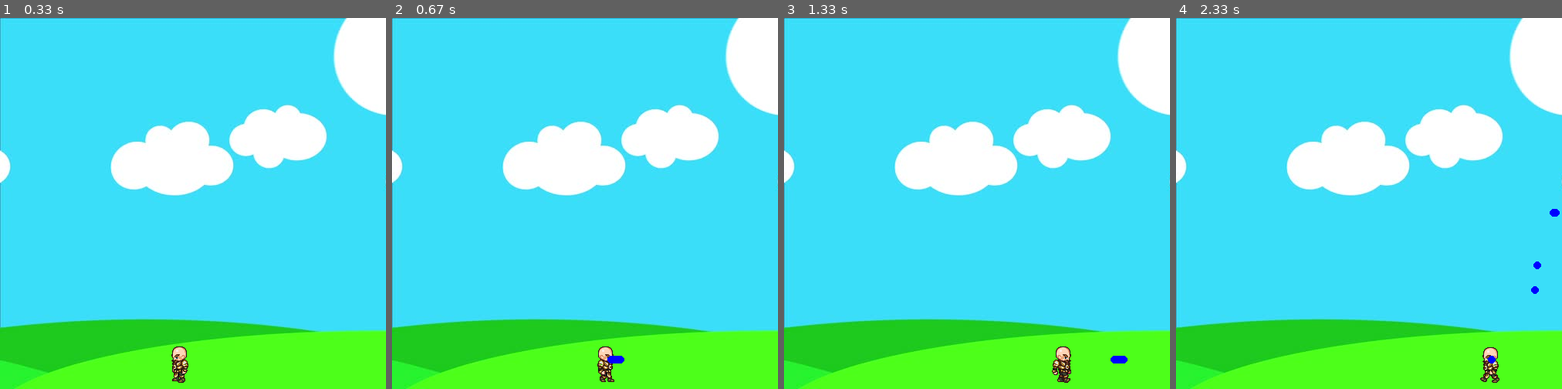
Above: before the commit, frames 1-4 (left to right).
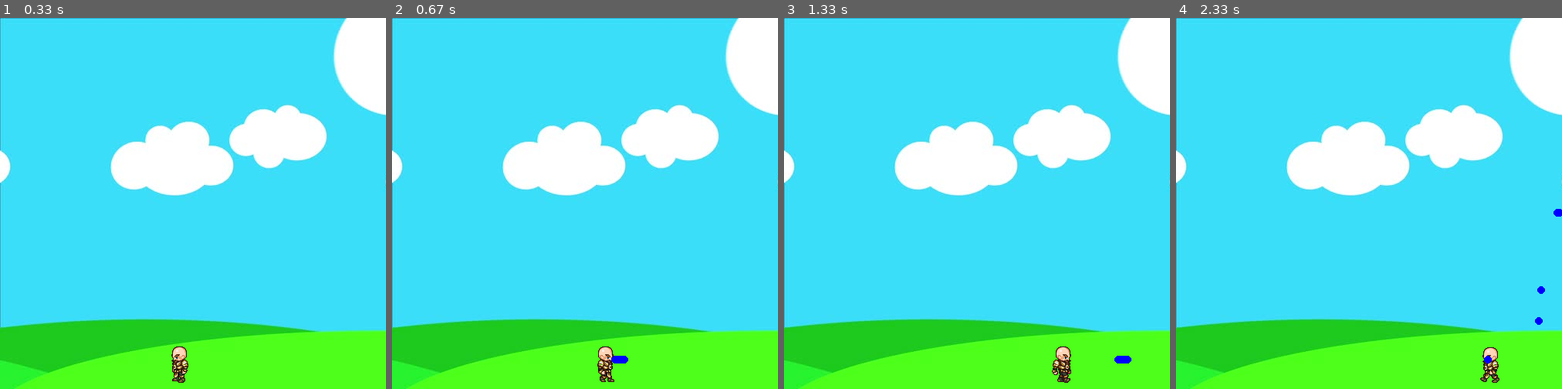
Above: after the commit, the same moments.

Repository: Nastia310104/pygame_tutorial
Game: pygame game, started from main.py
Two runs of this game, one before a commit and one after it. Both use one fixed random seed, a clock stepped at 60 frames per second and the inputs below.
Inputs:
- Up to frame 1 (0.33 s): no input
- Up to frame 2 (0.67 s): hold Space from 0.33 s (still down); hold Right from 0.33 s (still down)
- Up to frame 3 (1.33 s): release Space at 0.8 s; release Right at 0.8 s; hold Right 0.83-1.3 s; tap Space at 0.9, 1.2 s
- Up to frame 4 (2.33 s): hold Up 1.33-1.63 s; tap Space at 1.4, 1.73, 2.03, 2.23 s; hold Right 1.67-2.13 s; hold Left from 2.17 s (still down)

Frame 1 is identical in both runs. In frame 2, less than 0.1% of the frame differs, in the area x 55-62%, y 91-94%; in frame 3, less than 0.1%; in frame 4, 0.2%, in the area x 79-100%, y 51-94%.

Commit message:
Player controller added

Diff:
--- a/Controllers/PlayerController.py
+++ b/Controllers/PlayerController.py
@@ -0,0 +1,47 @@
+import pygame
+
+from Classes import Projectile
+from Controllers import ProjectileController
+
+def start(player, keys, bullets):
+    move(player, keys)
+    jump(player, keys)
+    shoot(player, keys, bullets)
+
+def move(player, keys):
+    if keys[pygame.K_LEFT] and player.x > player.vel:
+        player.move("left")
+    elif keys[pygame.K_RIGHT] and player.x < 500 - player.width - player.vel:
+        player.move("right")
+    else:
+        player.move("")
+
+def jump(player, keys):
+    if not(player.isJump):
+        if keys[pygame.K_UP]:
+            player.isJump = True
+            player.move("")
+    else:
+        if player.jumpCount >= -10:
+            negotive = 1
+            if player.jumpCount < 0:
+                negotive = -1
+            player.y -= int((player.jumpCount ** 2) * 0.5 * negotive)
+            player.jumpCount -= 1
+        else:
+            player.isJump = False
+            player.jumpCount = 10
+
+
+
+def shoot(player, keys, bullets):
+    ProjectileController.bulletShoot(bullets)
+
+    if keys[pygame.K_SPACE]:
+        if player.left:
+            facind = -1
+        else:
+            facind = 1
+
+        if len(bullets) < 5:
+            bullets.append(Projectile.Projectile(round(player.x + player.width // 2), round(player.y + player.height // 2), 5, (0, 0, 255), facind))
--- /dev/null
+++ b/Controllers/ProjectileController.py
@@ -0,0 +1,6 @@
+def bulletShoot(bullets):
+    for bullet in bullets:
+        if bullet.x < 500 and bullet.x > 0:
+            bullet.x += bullet.vel
+        else:
+            bullets.pop(bullets.index(bullet))
--- a/main.py
+++ b/main.py
@@ -2,17 +2,22 @@
 pygame.init()
 
 import sys
-sys.path.append("Classes")
+sys.path += ["Classes", "Controllers"]
 
 from Classes import Player, Enemy, Projectile
+from Controllers import PlayerController, EnemyController
 
 window = pygame.display.set_mode((500, 480))
-
 pygame.display.set_caption("Tutorial game")
 
 bg = pygame.image.load('Images/background.jpg')
+clock = pygame.time.Clock()
 
-clock = pygame.time.Clock()
+player = Player.Player(200, 410, 64, 64, 5, 27)
+goblin = Enemy.Enemy(100, 410, 64, 64, 3, 33, 450)
+bullets = []
+
+run = True
 
 def redrawGameWindow():
     window.blit(bg, (0, 0))
@@ -24,12 +29,6 @@
 
     pygame.display.update()
 
-player = Player.Player(200, 410, 64, 64, 5, 27)
-goblin = Enemy.Enemy(100, 410, 64, 64, 3, 33, 450)
-bullets = []
-
-run = True
-
 while run:
     clock.tick(27)
 
@@ -37,44 +36,9 @@
         if event.type == pygame.QUIT:
             run = False
 
-    for bullet in bullets:
-        if bullet.x < 500 and bullet.x > 0:
-            bullet.x += bullet.vel
-        else:
-            bullets.pop(bullets.index(bullet))
-
     keys = pygame.key.get_pressed()
 
-    if keys[pygame.K_SPACE]:
-        if player.left:
-            facind = -1
-        else:
-            facind = 1
-
-        if len(bullets) < 5:
-            bullets.append(Projectile.Projectile(round(player.x + player.width // 2), round(player.y + player.height // 2), 5, (0, 0, 255), facind))
-
-    if keys[pygame.K_LEFT] and player.x > player.vel:
-        player.move("left")
-    elif keys[pygame.K_RIGHT] and player.x < 500 - player.width - player.vel:
-        player.move("right")
-    else:
-        player.move("")
-
-    if not(player.isJump):
-        if keys[pygame.K_UP]:
-            player.isJump = True
-            player.move("")
-    else:
-        if player.jumpCount >= -10:
-            negotive = 1
-            if player.jumpCount < 0:
-                negotive = -1
-            player.y -= int((player.jumpCount ** 2) * 0.5 * negotive)
-            player.jumpCount -= 1
-        else:
-            player.isJump = False
-            player.jumpCount = 10
+    PlayerController.start(player, keys, bullets)
 
     redrawGameWindow()
 
